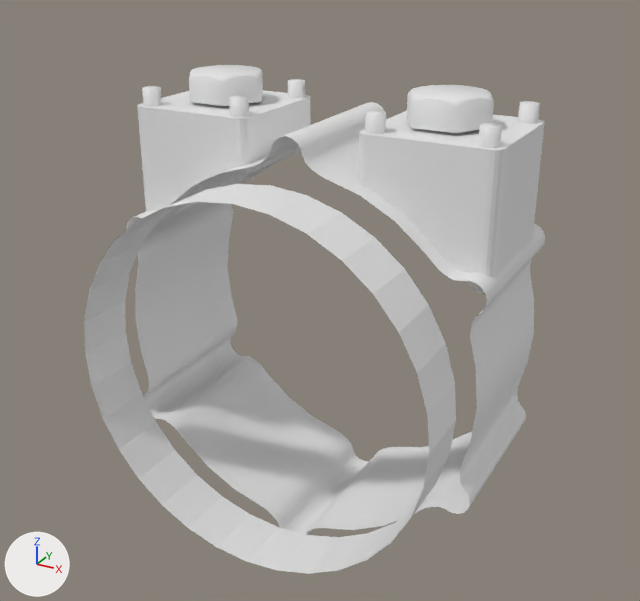
The Blender file Panels/Instruments-3d/kp-25/kp-25.blend as it was, and as the next commit left it.
Before and after are seen from a 50 mm camera at (0.114, -0.214, 0.115) aimed at (0.004, -0.014, 0.015). Arrows for +X, +Y and +Z are at lower left; the lights stay in place.
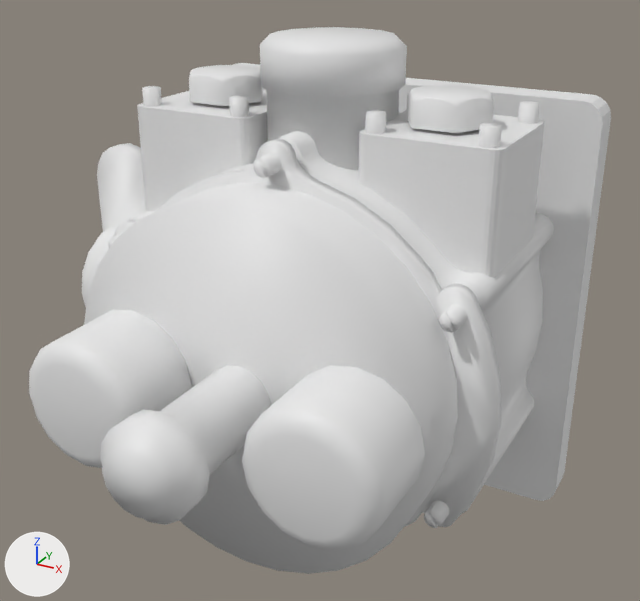
What differs and where, as boxes (x1, y1, x2, y2) in the pictures (640 x 601 px):
'Circle', reshaped
    before: (84, 184, 456, 574)
    after: (84, 183, 458, 574)
'Circle.001', reshaped
    before: (126, 102, 545, 535)
    after: (129, 131, 554, 513)
'Cylinder.007', added
    after: (242, 365, 425, 551)
'Circle.005', added
    after: (233, 63, 611, 501)
'Cylinder.006', added
    after: (29, 310, 192, 468)
'Circle.002', added
    after: (100, 365, 271, 525)
'Circle.006', added
    after: (113, 139, 501, 527)
'Cylinder.009', added
    after: (260, 27, 407, 170)
'Cylinder.010', added
    after: (82, 143, 146, 307)
'Cylinder.008', added
    after: (108, 153, 467, 528)

What changed in the scene script:
```text
Change me_circle:
    used by ob_circle; location = (0.0, -0.0511, 0.0); rotation_euler = (1.571, 0.0, 0.0), in degrees (90, 0, 0); scale = (0.0563, 0.0563, 0.0563)
    remove me_circle.from_pydata(...)  # 64 vertices, 32 faces; spans x -0.93..0.93, y -0.93..0.93, z -0.33..-0.03
    add me_circle.from_pydata(...)  # 64 vertices, 33 faces; spans x -0.93..0.93, y -0.93..0.93, z -0.5..-0.03
    me_circle part 1
    1 face is deleted
    32 vertices in x -0.93..0.93, y -0.93..0.93, z -0.33 move by (0.0, 0.0, -0.17)
    2 new faces join them
Change me_circle_001:
    used by ob_circle_001; location = (0.0, -0.0262, 0.0); rotation_euler = (1.571, 0.0, 0.0), in degrees (90, 0, 0); scale = (0.0591, 0.0591, 0.0591)
    remove me_circle_001.from_pydata(...)  # 224 vertices, 112 faces; spans x -0.93..0.93, y -1.06..1.06, z -0.87..-0.03
    add me_circle_001.from_pydata(...)  # 224 vertices, 113 faces; spans x -0.93..0.93, y -1.06..1.06, z -1.05..-0.03
    me_circle_001 part 2
    112 vertices in x -0.93..0.93, y -1.06..1.06, z -0.87 move by (0.0, 0.0, -0.18)
    1 new face joins them
Add me_circle_007:
    me_circle_007.from_pydata(...)  # 40 vertices, 21 faces; spans x -0.0098..0.1203, y 0.0344..0.0451, z -0.1148..0.0169
Add me_cylinder_013:
    me_cylinder_013.from_pydata(...)  # 81 vertices, 80 faces; spans x -0.0195..0.0195, y -0.0195..0.0195, z 0.0449..0.0849
    me_cylinder_013.polygons.foreach_set('use_smooth', [True] * 80)
Add me_cylinder_014:
    me_cylinder_014.from_pydata(...)  # 105 vertices, 92 faces; spans x -0.0851..-0.0489, y -0.0198..0.0198, z -0.0192..0.0467
Add me_cylinder:
    me_cylinder.from_pydata(...)  # 81 vertices, 80 faces; spans x -0.0516..-0.0152, y -0.0747..-0.0487, z -0.0186..0.0178
    me_cylinder.polygons.foreach_set('use_smooth', [True] * 80)
Add me_circle_006:
    me_circle_006.from_pydata(...)  # 97 vertices, 96 faces; spans x -0.0127..0.0127, y -0.0915..-0.0488, z -0.0127..0.0127
    me_circle_006.polygons.foreach_set('use_smooth', [True] * 96)
Add me_circle_004:
    me_circle_004.from_pydata(...)  # 190 vertices, 90 faces; spans x -0.0102..0.1139, y -0.0001..0.0038, z -0.0393..0.0866
    me_circle_004.polygons.foreach_set('use_smooth', [True] * 90)
Add me_cylinder_008:
    me_cylinder_008.from_pydata(...)  # 240 vertices, 150 faces; spans x -1.0..39.8, y -1.0..4.8, z -12.0..34.9
    me_cylinder_008.polygons.foreach_set('use_smooth', [True] * 150)
Add ob_circle_005:
    ob_circle_005 = bpy.data.objects.new('Circle.005', me_circle_007)
    ob_circle_005.location = (-0.0552, 0.0, 0.0503)
Add ob_cylinder_009:
    ob_cylinder_009 = bpy.data.objects.new('Cylinder.009', me_cylinder_013)
    ob_cylinder_009.location = (0.0, 0.0, 0.0)
Add ob_cylinder_010:
    ob_cylinder_010 = bpy.data.objects.new('Cylinder.010', me_cylinder_014)
    ob_cylinder_010.location = (0.0, 0.0, 0.0)
Add ob_cylinder_006:
    ob_cylinder_006 = bpy.data.objects.new('Cylinder.006', me_cylinder)
    ob_cylinder_006.location = (0.0, 0.0, 0.0)
Add ob_cylinder_007:
    ob_cylinder_007 = bpy.data.objects.new('Cylinder.007', me_cylinder.copy())
    ob_cylinder_007.location = (0.0664, 0.0, 0.0)
Add ob_circle_002:
    ob_circle_002 = bpy.data.objects.new('Circle.002', me_circle_006)
    ob_circle_002.location = (0.0, 0.0, 0.0)
Add ob_circle_006:
    ob_circle_006 = bpy.data.objects.new('Circle.006', me_circle_004)
    ob_circle_006.location = (-0.0518, -0.0311, -0.0237)
Add ob_cylinder_008:
    ob_cylinder_008 = bpy.data.objects.new('Cylinder.008', me_cylinder_008)
    ob_cylinder_008.location = (-0.0495, -0.0337, -0.0294)
    ob_cylinder_008.scale = (0.00257, 0.00257, 0.00257)
```
